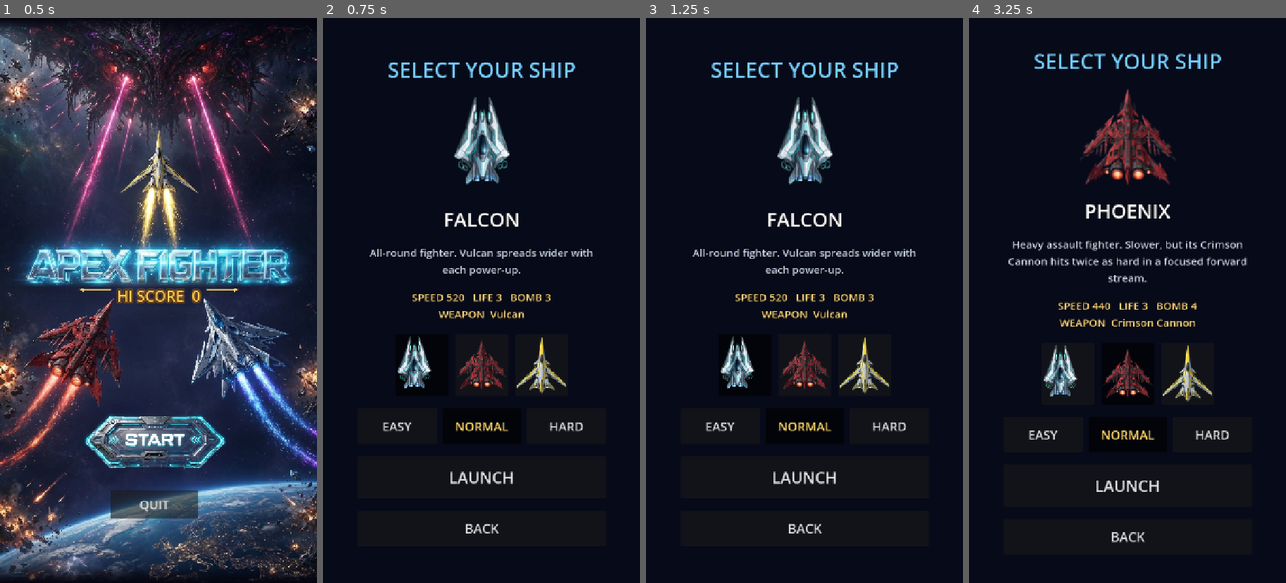
Above: before the commit, frames 1-4 (left to right).
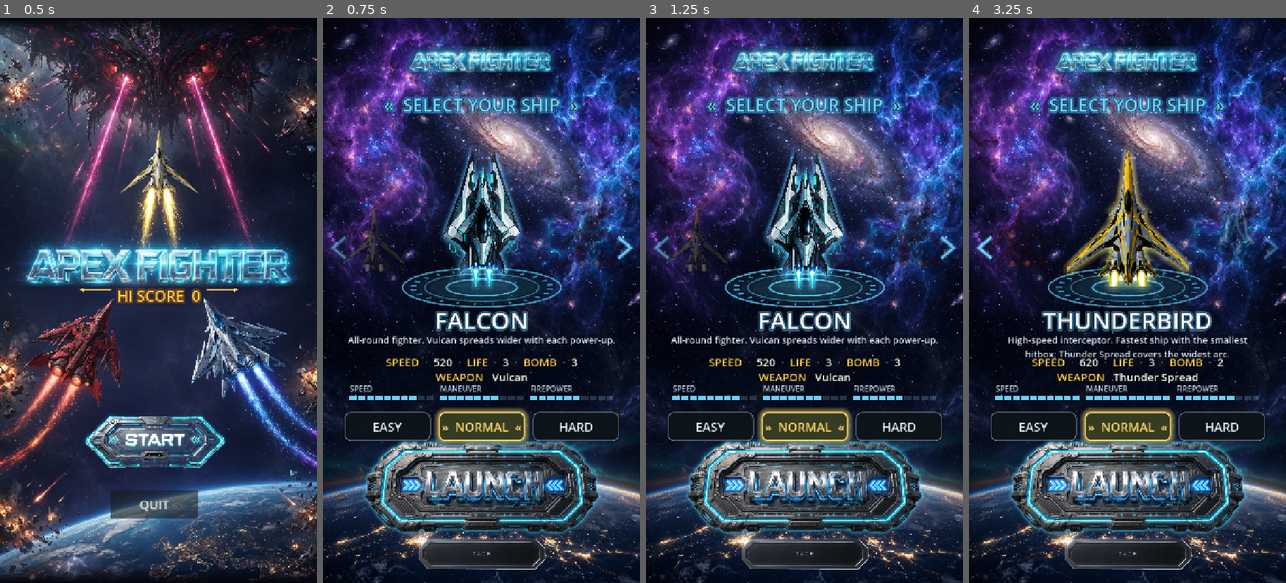
Above: after the commit, the same moments.

Repository: apsmkimo/Apex-Fighter
Game: Godot game, scene res://src/ui/menus/title_screen.tscn
Same seed, same stepped clock (60 frames per second), same inputs: the game is played once before the commit and once after it.
Inputs (mouse positions are in pixels of both pictures, inside the frame that each line leads up to):
- Up to frame 1 (0.5 s): no input
- Up to frame 2 (0.75 s): click (478, 441) at 0.5 s
- Up to frame 3 (1.25 s): no input
- Up to frame 4 (3.25 s): click (1067, 362) at 1.27 s; click (984, 249) at 2.02 s; click (1127, 362) at 2.77 s

Frame 1 is identical in both runs. In frame 2, 65% of the frame differs, in the area x 0-100%, y 0-100%; in frame 3, 65%; in frame 4, 66%.

Commit message:
選機畫面改版：銀河背景、左右滑動戰機輪盤（中間放大發光＋懸浮平台，兩側縮小半透明模糊）、機甲難度膠囊、LAUNCH/BACK 圖片按鈕 [skip ci]

Diff:
--- /dev/null
+++ b/assets/shaders/ship_card.gdshader
@@ -0,0 +1,25 @@
+shader_type canvas_item;
+// 選機畫面的戰機卡片：側邊時模糊＋變暗；glow 模式用來畫背後的光暈（加亮混合請用 ship_glow）。
+
+uniform float blur = 0.0;      // 模糊半徑（UV 比例）
+uniform float dim = 0.0;       // 0 = 原色，1 = 全黑
+
+void fragment() {
+	vec4 c = texture(TEXTURE, UV);
+	if (blur > 0.0005) {
+		vec4 acc = c;
+		float n = 1.0;
+		for (int i = 1; i <= 4; i++) {
+			float o = blur * float(i) / 4.0;
+			// 水平方向為主（動態模糊感），加一點垂直
+			acc += texture(TEXTURE, UV + vec2(o, 0.0));
+			acc += texture(TEXTURE, UV - vec2(o, 0.0));
+			acc += texture(TEXTURE, UV + vec2(0.0, o * 0.35));
+			acc += texture(TEXTURE, UV - vec2(0.0, o * 0.35));
+			n += 4.0;
+		}
+		c = acc / n;
+	}
+	c.rgb *= (1.0 - dim);
+	COLOR = c * COLOR;
+}
--- /dev/null
+++ b/assets/shaders/ship_glow.gdshader
@@ -0,0 +1,25 @@
+shader_type canvas_item;
+render_mode blend_add;
+// 戰機背後的光暈：取貼圖輪廓做大範圍模糊，染成指定顏色後加亮疊上去。
+// 這個節點要比戰機大 pad 倍，光暈才有空間往外擴散。
+
+uniform vec4 glow_color : source_color = vec4(0.35, 0.8, 1.0, 1.0);
+uniform float radius = 0.04;
+uniform float strength = 1.0;
+uniform float pad = 1.4;
+
+void fragment() {
+	vec2 uv = (UV - 0.5) * pad + 0.5;
+	float a = 0.0;
+	float n = 0.0;
+	for (int x = -3; x <= 3; x++) {
+		for (int y = -3; y <= 3; y++) {
+			vec2 p = uv + vec2(float(x), float(y)) * radius / 3.0;
+			float inside = step(0.0, p.x) * step(0.0, p.y) * step(p.x, 1.0) * step(p.y, 1.0);
+			a += texture(TEXTURE, clamp(p, vec2(0.0), vec2(1.0))).a * inside;
+			n += 1.0;
+		}
+	}
+	a /= n;
+	COLOR = vec4(glow_color.rgb * a * strength * COLOR.a, 1.0);
+}
--- a/data/ships/falcon.tres
+++ b/data/ships/falcon.tres
@@ -1,8 +1,10 @@
-[gd_resource type="Resource" script_class="ShipData" load_steps=4 format=3]
+[gd_resource type="Resource" script_class="ShipData" load_steps=5 format=3]
 
 [ext_resource type="Script" path="res://src/entities/player/ship_data.gd" id="1_uyvfy"]
 [ext_resource type="Texture2D" path="res://assets/sprites/player/ship_falcon.png" id="2_meiqx"]
 [ext_resource type="Resource" path="res://data/weapons/vulcan.tres" id="3_u2ltx"]
+
+[ext_resource type="Texture2D" path="res://assets/ui/ships/falcon_portrait.png" id="9_portrait"]
 
 [resource]
 script = ExtResource("1_uyvfy")
@@ -12,6 +14,10 @@
 sort_order = 0
 unlocked = true
 texture = ExtResource("2_meiqx")
+portrait = ExtResource("9_portrait")
+ui_glow = Color(0.35, 0.8, 1, 1)
+stat_maneuver = 0.7
+stat_firepower = 0.6
 bank_amount = 1.0
 thruster_offsets = PackedVector2Array(-5, 40, 5.5, 40)
 thruster_color = Color(0.3, 0.9, 1, 1)
--- a/data/ships/phoenix.tres
+++ b/data/ships/phoenix.tres
@@ -1,8 +1,10 @@
-[gd_resource type="Resource" script_class="ShipData" load_steps=4 format=3]
+[gd_resource type="Resource" script_class="ShipData" load_steps=5 format=3]
 
 [ext_resource type="Script" path="res://src/entities/player/ship_data.gd" id="1_uyvfy"]
 [ext_resource type="Texture2D" path="res://assets/sprites/player/ship_phoenix.png" id="2_phx"]
 [ext_resource type="Resource" path="res://data/weapons/crimson_cannon.tres" id="3_crmsn"]
+
+[ext_resource type="Texture2D" path="res://assets/ui/ships/phoenix_portrait.png" id="9_portrait"]
 
 [resource]
 script = ExtResource("1_uyvfy")
@@ -12,6 +14,10 @@
 sort_order = 1
 unlocked = true
 texture = ExtResource("2_phx")
+portrait = ExtResource("9_portrait")
+ui_glow = Color(1, 0.4, 0.25, 1)
+stat_maneuver = 0.5
+stat_firepower = 0.9
 bank_amount = 0.7
 thruster_offsets = PackedVector2Array(-10, 38, 10, 38)
 thruster_color = Color(1, 0.4, 0.15, 1)
--- a/data/ships/thunderbird.tres
+++ b/data/ships/thunderbird.tres
@@ -1,8 +1,10 @@
-[gd_resource type="Resource" script_class="ShipData" load_steps=4 format=3]
+[gd_resource type="Resource" script_class="ShipData" load_steps=5 format=3]
 
 [ext_resource type="Script" path="res://src/entities/player/ship_data.gd" id="1_uyvfy"]
 [ext_resource type="Texture2D" path="res://assets/sprites/player/ship_thunderbird.png" id="2_thb"]
 [ext_resource type="Resource" path="res://data/weapons/thunder_spread.tres" id="3_thndr"]
+
+[ext_resource type="Texture2D" path="res://assets/ui/ships/thunderbird_portrait.png" id="9_portrait"]
 
 [resource]
 script = ExtResource("1_uyvfy")
@@ -12,6 +14,10 @@
 sort_order = 2
 unlocked = true
 texture = ExtResource("2_thb")
+portrait = ExtResource("9_portrait")
+ui_glow = Color(1, 0.85, 0.3, 1)
+stat_maneuver = 0.95
+stat_firepower = 0.7
 bank_amount = 1.25
 thruster_offsets = PackedVector2Array(-8.5, 36, 9, 36)
 thruster_color = Color(1, 0.85, 0.3, 1)
--- a/src/entities/player/ship_data.gd
+++ b/src/entities/player/ship_data.gd
@@ -11,6 +11,13 @@
 
 @export_group("Visual")
 @export var texture: Texture2D
+## 選機畫面用的大圖（沒有就用 texture）
+@export var portrait: Texture2D
+## 選機畫面的光暈顏色
+@export var ui_glow := Color(0.35, 0.8, 1.0)
+## 選機畫面的能力條（0 ~ 1）。SPEED 由 speed 自動換算
+@export_range(0.0, 1.0) var stat_maneuver := 0.6
+@export_range(0.0, 1.0) var stat_firepower := 0.6
 ## 機身左右傾斜幅度（0 = 不傾斜，1 = 標準）
 @export var bank_amount := 1.0
 ## 引擎口位置（相對機身中心），每個位置會畫一道火焰
--- a/src/ui/menus/ship_select.gd
+++ b/src/ui/menus/ship_select.gd
@@ -1,85 +1,397 @@
 extends Control
-## 選機畫面：自動列出 Database.ships 的所有戰機。
-## 之後新增戰機只要在 data/ships/ 加 .tres，這裡會自動多一個選項。
-
-var _selected: ShipData
-var _preview: TextureRect
+## 選機畫面（依設計稿）：銀河背景、左右滑動的戰機輪盤、機甲難度按鈕、LAUNCH / BACK。
+## 戰機自動列出 Database.ships；之後新增戰機只要在 data/ships/ 加 .tres，輪盤會自動多一台。
+##
+## 輪盤規則：中間 scale 1.2、不透明、發光＋懸浮平台；兩側 scale 0.6、透明度 0.4、變暗＋模糊。
+## 所有元件放在 720x1280 的設計畫布上，等比縮放對齊背景。
+
+const DESIGN := Vector2(720, 1280)
+const BG := preload("res://assets/ui/select_bg.jpg")
+const LOGO := preload("res://assets/ui/title_logo.png")
+const BTN_LAUNCH := preload("res://assets/ui/btn_launch.png")
+const BTN_BACK := preload("res://assets/ui/btn_back.png")
+const CARD_SHADER := preload("res://assets/shaders/ship_card.gdshader")
+const GLOW_SHADER := preload("res://assets/shaders/ship_glow.gdshader")
+
+## 輪盤中心、兩側距離、卡片基準大小
+const WHEEL_CENTER := Vector2(360, 455)
+const SIDE_OFFSET := 245.0
+const CARD_SIZE := Vector2(260, 260)
+const CENTER_SCALE := 1.2
+const SIDE_SCALE := 0.6
+const SIDE_ALPHA := 0.4
+const GLOW_PAD := 1.5
+
+const CYAN := Color(0.45, 0.85, 1.0)
+const GOLD := Color(1.0, 0.82, 0.35)
+
+var _canvas: Control
+var _cards: Array[Control] = []
+var _index := 0
+## 輪盤目前位置（可以是小數，拖曳中／動畫中）
+var _pos := 0.0
+var _tween: Tween
+var _dragging := false
+var _drag_start_x := 0.0
+var _drag_start_pos := 0.0
+var _drag_moved := 0.0
+var _t := 0.0
+
+var _platform: Control
 var _name: Label
 var _desc: Label
-var _stats: Label
-var _list: HBoxContainer
+var _stats: RichTextLabel
+var _weapon: RichTextLabel
+var _bars: Control
 var _diff_row: HBoxContainer
+var _launch: TextureButton
 
 
 func _ready() -> void:
-	UiKit.background(self)
-	var col := UiKit.centered_column(self, 28)
-	col.add_child(UiKit.label("SELECT YOUR SHIP", 48, UiKit.ACCENT))
-
-	_preview = TextureRect.new()
-	_preview.custom_minimum_size = Vector2(200, 220)
-	_preview.expand_mode = TextureRect.EXPAND_IGNORE_SIZE
-	_preview.stretch_mode = TextureRect.STRETCH_KEEP_ASPECT_CENTERED
-	col.add_child(_preview)
-	_name = UiKit.label("", 44)
-	col.add_child(_name)
-	_desc = UiKit.label("", 24, Color(0.8, 0.85, 0.95))
+	var fill := ColorRect.new()
+	fill.color = Color(0.01, 0.01, 0.04)
+	fill.set_anchors_and_offsets_preset(Control.PRESET_FULL_RECT)
+	add_child(fill)
+	_canvas = Control.new()
+	_canvas.size = DESIGN
+	_canvas.mouse_filter = Control.MOUSE_FILTER_IGNORE
+	add_child(_canvas)
+
+	_add_tex(BG, Vector2.ZERO, DESIGN)
+	_add_tex(LOGO, Vector2(360 - 190, 62), Vector2(380, 380.0 * LOGO.get_height() / LOGO.get_width()))
+
+	var title := _label("«  SELECT YOUR SHIP  »", 40, CYAN)
+	title.add_theme_color_override(&"font_shadow_color", Color(0.2, 0.7, 1.0, 0.55))
+	title.add_theme_constant_override(&"shadow_outline_size", 16)
+	_place(title, 168, 52)
+
+	_build_wheel()
+	_build_info()
+	_build_difficulty()
+	_build_buttons()
+
+	var initial := GameManager.selected_ship if GameManager.selected_ship else null
+	_index = maxi(Database.ships.find(initial), 0)
+	_pos = _index
+	_update_info()
+
+	resized.connect(_fit)
+	_fit()
+
+
+# ---------------------------------------------------------------- 輪盤
+
+func _build_wheel() -> void:
+	# 懸浮平台（畫在戰機底下）
+	_platform = Control.new()
+	_platform.size = Vector2(420, 140)
+	_platform.position = Vector2(WHEEL_CENTER.x - 210, WHEEL_CENTER.y + 85)
+	_platform.mouse_filter = Control.MOUSE_FILTER_IGNORE
+	_platform.draw.connect(_draw_platform)
+	_canvas.add_child(_platform)
+
+	for ship in Database.ships:
+		var card := Control.new()
+		card.size = CARD_SIZE
+		card.pivot_offset = CARD_SIZE / 2.0
+		card.mouse_filter = Control.MOUSE_FILTER_IGNORE
+		var tex: Texture2D = ship.portrait if ship.portrait else ship.texture
+
+		var glow := TextureRect.new()
+		glow.name = "Glow"
+		glow.texture = tex
+		glow.expand_mode = TextureRect.EXPAND_IGNORE_SIZE
+		glow.stretch_mode = TextureRect.STRETCH_KEEP_ASPECT_CENTERED
+		glow.size = CARD_SIZE * GLOW_PAD
+		glow.position = -CARD_SIZE * (GLOW_PAD - 1.0) / 2.0
+		glow.mouse_filter = Control.MOUSE_FILTER_IGNORE
+		var gm := ShaderMaterial.new()
+		gm.shader = GLOW_SHADER
+		gm.set_shader_parameter(&"glow_color", ship.ui_glow)
+		gm.set_shader_parameter(&"pad", GLOW_PAD)
+		glow.material = gm
+		card.add_child(glow)
+
+		var img := TextureRect.new()
+		img.name = "Ship"
+		img.texture = tex
+		img.expand_mode = TextureRect.EXPAND_IGNORE_SIZE
+		img.stretch_mode = TextureRect.STRETCH_KEEP_ASPECT_CENTERED
+		img.size = CARD_SIZE
+		img.mouse_filter = Control.MOUSE_FILTER_IGNORE
+		var cm := ShaderMaterial.new()
+		cm.shader = CARD_SHADER
+		img.material = cm
+		card.add_child(img)
+
+		if not ship.unlocked:
+			var lock := _label("LOCKED", 34, Color(1, 1, 1, 0.9))
+			lock.size = Vector2(CARD_SIZE.x, 50)
+			lock.position = Vector2(0, CARD_SIZE.y / 2.0 - 25)
+			card.add_child(lock)
+
+		_canvas.add_child(card)
+		_cards.append(card)
+
+	# 滑動區（透明，接收拖曳與點擊）
+	var swipe := Control.new()
+	swipe.position = Vector2(0, WHEEL_CENTER.y - 220)
+	swipe.size = Vector2(DESIGN.x, 440)
+	swipe.mouse_filter = Control.MOUSE_FILTER_STOP
+	swipe.gui_input.connect(_on_swipe_input)
+	_canvas.add_child(swipe)
+
+	# 左右箭頭
+	for dir in [-1, 1]:
+		var arrow := Button.new()
+		arrow.flat = true
+		arrow.focus_mode = Control.FOCUS_NONE
+		arrow.size = Vector2(64, 110)
+		arrow.position = Vector2(4 if dir < 0 else DESIGN.x - 68, WHEEL_CENTER.y + 10)
+		arrow.draw.connect(_draw_arrow.bind(arrow, dir))
+		arrow.pressed.connect(_step.bind(dir))
+		_canvas.add_child(arrow)
+
+
+func _draw_arrow(b: Button, dir: int) -> void:
+	var c := b.size / 2.0
+	var pulse := 0.65 + 0.35 * sin(_t * 4.0 + (0.0 if dir > 0 else PI))
+	var col := Color(CYAN.r, CYAN.g, CYAN.b, pulse)
+	var w := 14.0 * dir
+	var pts := PackedVector2Array([c + Vector2(-w, -24), c + Vector2(w, 0), c + Vector2(-w, 24)])
+	b.draw_polyline(pts, Color(col, col.a * 0.35), 10.0, true)
+	b.draw_polyline(pts, col, 4.0, true)
+
+
+func _draw_platform() -> void:
+	var c := _platform.size / 2.0
+	var cyan := Color(0.35, 0.85, 1.0)
+	var pulse := 0.8 + 0.2 * sin(_t * 2.5)
+	# 底光
+	for i in 6:
+		var k := 1.0 - i / 6.0
+		_ellipse(c, 175.0 * k, 42.0 * k, Color(cyan, 0.06 * pulse), true)
+	# 外環、內環
+	_ellipse(c, 180, 44, Color(cyan, 0.75 * pulse), false, 2.5)
+	_ellipse(c, 130, 31, Color(cyan, 0.5 * pulse), false, 1.5)
+	_ellipse(c, 80, 19, Color(cyan, 0.85 * pulse), false, 2.0)
+	# 旋轉的刻度
+	for i in 24:
+		var a := _t * 0.6 + i * TAU / 24.0
+		var p1 := c + Vector2(cos(a) * 150, sin(a) * 36)
+		var p2 := c + Vector2(cos(a) * 162, sin(a) * 39)
+		_platform.draw_line(p1, p2, Color(cyan, 0.7 * pulse), 2.0, true)
+	# 往上的光束
+	var beam := PackedVector2Array([c + Vector2(-80, 0), c + Vector2(80, 0), c + Vector2(40, -150), c + Vector2(-40, -150)])
+	_platform.draw_colored_polygon(beam, Color(cyan, 0.07 * pulse))
+
+
+func _ellipse(c: Vector2, rx: float, ry: float, col: Color, filled: bool, width := 1.0) -> void:
+	var pts := PackedVector2Array()
+	for i in 49:
+		var a := i * TAU / 48.0
+		pts.append(c + Vector2(cos(a) * rx, sin(a) * ry))
+	if filled:
+		_platform.draw_colored_polygon(pts, col)
+	else:
+		_platform.draw_polyline(pts, col, width, true)
+
+
+func _layout_wheel() -> void:
+	var n := _cards.size()
+	for i in n:
+		var r := float(i) - _pos
+		if n > 2:   # 環狀：最左邊的下一台是最右邊
+			r = fposmod(r + n / 2.0, n) - n / 2.0
+		var k := clampf(absf(r), 0.0, 1.0)
+		var card := _cards[i]
+		var s := lerpf(CENTER_SCALE, SIDE_SCALE, k)
+		var bob := sin(_t * 2.0) * 6.0 * (1.0 - k)
+		card.scale = Vector2(s, s)
+		card.position = WHEEL_CENTER - CARD_SIZE / 2.0 + Vector2(r * SIDE_OFFSET, k * 40.0 + bob)
+		card.modulate.a = lerpf(1.0, SIDE_ALPHA, k) * clampf(2.0 - absf(r), 0.0, 1.0)
+		card.visible = absf(r) < 1.9
+		card.z_index = 10 - int(absf(r) * 5.0)
+		var ship_mat := (card.get_node("Ship") as TextureRect).material as ShaderMaterial
+		ship_mat.set_shader_parameter(&"blur", 0.022 * k)
+		ship_mat.set_shader_parameter(&"dim", 0.3 * k)
+		var glow_mat := (card.get_node("Glow") as TextureRect).material as ShaderMaterial
+		glow_mat.set_shader_parameter(&"strength", (1.0 - k) * (0.9 + 0.25 * sin(_t * 3.0)))
+
+
+func _on_swipe_input(event: InputEvent) -> void:
+	var pressed_event: bool = event is InputEventScreenTouch or (event is InputEventMouseButton and event.button_index == MOUSE_BUTTON_LEFT)
+	if pressed_event:
+		if event.pressed:
+			_dragging = true
+			_drag_start_x = event.position.x
+			_drag_start_pos = _pos
+			_drag_moved = 0.0
+			if _tween:
+				_tween.kill()
+		elif _dragging:
+			_dragging = false
+			_release(event.position.x)
+	elif _dragging and (event is InputEventScreenDrag or event is InputEventMouseMotion):
+		var dx: float = event.position.x - _drag_start_x
+		_drag_moved = maxf(_drag_moved, absf(dx))
+		_pos = _drag_start_pos - dx / SIDE_OFFSET
+
+
+func _release(x: float) -> void:
+	if _drag_moved < 12.0:
+		# 點擊：點到兩側的戰機就轉過去
+		if x < WHEEL_CENTER.x - 130:
+			_step(-1)
+		elif x > WHEEL_CENTER.x + 130:
+			_step(1)
+		else:
+			_snap_to(_index)
+		return
+	var dx := x - _drag_start_x
+	var target := roundi(_pos)
+	if absf(dx) > 50.0 and target == _index:
+		target = _index - int(signf(dx))   # 滑動夠遠就至少換一台
+	_snap_to(target)
+
+
+func _step(dir: int) -> void:
+	_snap_to(_index + dir)
+
+
+func _snap_to(target: int) -> void:
+	var n := _cards.size()
+	if n == 0:
+		return
+	if n <= 2:
+		target = clampi(target, 0, n - 1)
+	# 讓 _pos 走最短的路徑到 target
+	var new_index := posmod(target, n)
+	var dest := float(target)
+	if _tween:
+		_tween.kill()
+	_tween = create_tween().set_trans(Tween.TRANS_CUBIC).set_ease(Tween.EASE_OUT)
+	_tween.tween_property(self, "_pos", dest, 0.28)
+	_tween.tween_callback(func(): _pos = fposmod(_pos, n) if n > 2 else _pos)
+	if new_index != _index:
+		_index = new_index
+		_update_info()
+
+
+# ---------------------------------------------------------------- 資訊
+
+func _build_info() -> void:
+	_name = _label("", 54, Color.WHITE)
+	_name.add_theme_color_override(&"font_shadow_color", Color(0.3, 0.75, 1.0, 0.6))
+	_name.add_theme_constant_override(&"shadow_outline_size", 14)
+	_place(_name, 646, 66)
+
+	_desc = _label("", 21, Color(0.85, 0.9, 1.0))
 	_desc.autowrap_mode = TextServer.AUTOWRAP_WORD_SMART
-	_desc.custom_minimum_size = Vector2(560, 0)
-	col.add_child(_desc)
-	_stats = UiKit.label("", 24, Color(1, 0.85, 0.5))
-	col.add_child(_stats)
-
-	_list = HBoxContainer.new()
-	_list.alignment = BoxContainer.ALIGNMENT_CENTER
-	_list.add_theme_constant_override(&"separation", 16)
-	col.add_child(_list)
-	for ship in Database.ships:
+	_desc.size = Vector2(620, 54)
+	_desc.position = Vector2(50, 714)
+	_canvas.add_child(_desc)
+
+	_stats = _rich(760)
+	_weapon = _rich(794)
+
+	_bars = Control.new()
+	_bars.size = Vector2(600, 50)
+	_bars.position = Vector2(60, 832)
+	_bars.mouse_filter = Control.MOUSE_FILTER_IGNORE
+	_bars.draw.connect(_draw_bars)
+	_canvas.add_child(_bars)
+
+
+func _rich(y: float) -> RichTextLabel:
+	var r := RichTextLabel.new()
+	r.bbcode_enabled = true
+	r.fit_content = true
+	r.scroll_active = false
+	r.autowrap_mode = TextServer.AUTOWRAP_OFF
+	r.add_theme_font_size_override(&"normal_font_size", 25)
+	r.add_theme_color_override(&"font_outline_color", Color(0, 0, 0, 0.85))
+	r.add_theme_constant_override(&"outline_size", 6)
+	r.size = Vector2(DESIGN.x, 34)
+	r.position = Vector2(0, y)
+	r.mouse_filter = Control.MOUSE_FILTER_IGNORE
+	_canvas.add_child(r)
+	return r
+
+
+func _update_info() -> void:
+	if Database.ships.is_empty():
+		return
+	var ship: ShipData = Database.ships[_index]
+	_name.text = ship.display_name
+	_desc.text = ship.description
+	var g := GOLD.to_html(false)
+	var dot := "[color=#8899aa]  ·  [/color]"
+	_stats.text = "[center][color=#%s]SPEED[/color]%s%d%s[color=#%s]LIFE[/color]%s%d%s[color=#%s]BOMB[/color]%s%d[/center]" % [
+		g, dot, int(ship.speed), dot, g, dot, ship.start_lives, dot, g, dot, ship.start_bombs]
+	var wname := ship.weapon.display_name if ship.weapon else "-"
+	_weapon.text = "[center][color=#%s]WEAPON[/color]   %s[/center]" % [g, wname]
+	_bars.queue_redraw()
+	if _launch:
+		_launch.disabled = not ship.unlocked
+		_launch.modulate.a = 1.0 if ship.unlocked else 0.4
+
+
+func _draw_bars() -> void:
+	if Database.ships.is_empty():
+		return
+	var ship: ShipData = Database.ships[_index]
+	var vals := [clampf(ship.speed / 650.0, 0.1, 1.0), ship.stat_maneuver, ship.stat_firepower]
+	var names := ["SPEED", "MANEUVER", "FIREPOWER"]
+	var font := get_theme_default_font()
+	var col_w := 190.0
+	for i in 3:
+		var x := i * (col_w + 15.0)
+		_bars.draw_string(font, Vector2(x, 14), names[i], HORIZONTAL_ALIGNMENT_LEFT, -1, 17, Color(0.85, 0.9, 1.0, 0.9))
+		var segs := 10
+		var sw := (col_w - (segs - 1) * 3.0) / segs
+		var filled := roundi(vals[i] * segs)
+		for s in segs:
+			var r := Rect2(x + s * (sw + 3.0), 24, sw, 9)
+			var on := s < filled
+			_bars.draw_rect(r, Color(CYAN, 0.95) if on else Color(0.4, 0.5, 0.6, 0.35))
+
+
+# ---------------------------------------------------------------- 難度
+
+func _build_difficulty() -> void:
+	_diff_row = HBoxContainer.new()
+	_diff_row.alignment = BoxContainer.ALIGNMENT_CENTER
+	_diff_row.add_theme_constant_override(&"separation", 18)
+	_diff_row.size = Vector2(DESIGN.x, 66)
+	_diff_row.position = Vector2(0, 892)
+	_canvas.add_child(_diff_row)
+	for d in Database.difficulties:
 		var b := Button.new()
-		b.icon = ship.texture
-		b.expand_icon = true
-		b.custom_minimum_size = Vector2(120, 140)
+		b.text = d.display_name
 		b.toggle_mode = true
 		b.focus_mode = Control.FOCUS_NONE
-		b.disabled = not ship.unlocked
-		b.pressed.connect(_select.bind(ship))
-		_list.add_child(b)
-
-	# 難度選擇：自動列出 Database.difficulties
-	_diff_row = HBoxContainer.new()
-	_diff_row.alignment = BoxContainer.ALIGNMENT_CENTER
-	_diff_row.add_theme_constant_override(&"separation", 12)
-	col.add_child(_diff_row)
-	for d in Database.difficulties:
-		var db := UiKit.button(d.display_name, 28, Vector2(180, 80))
-		db.toggle_mode = true
-		db.add_theme_color_override(&"font_pressed_color", d.color)
-		db.add_theme_color_override(&"font_hover_pressed_color", d.color)
-		db.pressed.connect(_select_difficulty.bind(d))
-		_diff_row.add_child(db)
+		b.custom_minimum_size = Vector2(196, 64)
+		b.add_theme_font_size_override(&"font_size", 28)
+		b.pressed.connect(_select_difficulty.bind(d))
+		_diff_row.add_child(b)
 	_refresh_difficulty()
 
-	var start := UiKit.button("LAUNCH")
-	start.pressed.connect(_launch)
-	col.add_child(start)
-	var back := UiKit.button("BACK", 30, Vector2(360, 80))
-	back.pressed.connect(GameManager.goto_title)
-	col.add_child(back)
-
-	var initial := GameManager.selected_ship if GameManager.selected_ship else (Database.ships[0] if not Database.ships.is_empty() else null)
-	if initial:
-		_select(initial)
-
-
-func _select(ship: ShipData) -> void:
-	_selected = ship
-	_preview.texture = ship.texture
-	_name.text = ship.display_name
-	_desc.text = ship.description
-	var weapon_name := ship.weapon.display_name if ship.weapon else "-"
-	_stats.text = "SPEED %d   LIFE %d   BOMB %d\nWEAPON  %s" % [int(ship.speed), ship.start_lives, ship.start_bombs, weapon_name]
-	for i in _list.get_child_count():
-		(_list.get_child(i) as Button).button_pressed = Database.ships[i] == ship
+
+## 機甲膠囊按鈕：選中的那顆用難度顏色發光
+func _capsule_style(c: Color, selected: bool, pressed_look := false) -> StyleBoxFlat:
+	var sb := StyleBoxFlat.new()
+	sb.bg_color = Color(0.05, 0.08, 0.1, 0.92) if not selected else Color(c.r * 0.12, c.g * 0.18, c.b * 0.14, 0.95)
+	if pressed_look:
+		sb.bg_color = sb.bg_color.lightened(0.08)
+	sb.set_corner_radius_all(14)
+	sb.corner_detail = 6
+	sb.set_border_width_all(3 if selected else 2)
+	sb.border_color = c if selected else Color(0.5, 0.56, 0.64, 0.9)
+	sb.shadow_color = Color(c.r, c.g, c.b, 0.55) if selected else Color(0, 0, 0, 0.5)
+	sb.shadow_size = 12 if selected else 4
+	sb.anti_aliasing = true
+	return sb
 
 
 func _select_difficulty(d: DifficultyData) -> void:
@@ -89,14 +401,98 @@
 
 func _refresh_difficulty() -> void:
 	for i in _diff_row.get_child_count():
-		(_diff_row.get_child(i) as Button).button_pressed = Database.difficulties[i] == GameManager.difficulty
-
-
-func _launch() -> void:
-	if _selected == null:
+		var b := _diff_row.get_child(i) as Button
+		var d: DifficultyData = Database.difficulties[i]
+		var sel := d == GameManager.difficulty
+		b.button_pressed = sel
+		for st in [&"normal", &"hover", &"focus", &"disabled"]:
+			b.add_theme_stylebox_override(st, _capsule_style(d.color, sel))
+		for st in [&"pressed", &"hover_pressed"]:
+			b.add_theme_stylebox_override(st, _capsule_style(d.color, sel, true))
+		var fc := d.color if sel else Color(0.92, 0.95, 1.0)
+		for k in [&"font_color", &"font_hover_color", &"font_pressed_color", &"font_hover_pressed_color", &"font_focus_color"]:
+			b.add_theme_color_override(k, fc)
+		b.text = ("»  %s  «" % d.display_name) if sel else d.display_name
+
+
+# ---------------------------------------------------------------- 按鈕
+
+func _build_buttons() -> void:
+	_launch = _image_button(BTN_LAUNCH, Vector2(360, 1062), 560.0)
+	_launch.pressed.connect(_on_launch)
+	var back := _image_button(BTN_BACK, Vector2(360, 1214), 290.0)
+	back.pressed.connect(GameManager.goto_title)
+
+
+func _image_button(tex: Texture2D, center: Vector2, width: float) -> TextureButton:
+	var b := TextureButton.new()
+	b.texture_normal = tex
+	b.ignore_texture_size = true
+	b.stretch_mode = TextureButton.STRETCH_KEEP_ASPECT_CENTERED
+	b.size = Vector2(width, width * tex.get_height() / tex.get_width())
+	b.position = center - b.size / 2.0
+	b.pivot_offset = b.size / 2.0
+	b.focus_mode = Control.FOCUS_NONE
+	b.button_down.connect(func(): b.scale = Vector2.ONE * 0.94)
+	b.button_up.connect(func(): b.scale = Vector2.ONE)
+	_canvas.add_child(b)
+	return b
+
+
+func _on_launch() -> void:
+	if Database.ships.is_empty():
 		return
-	GameManager.start_run(_selected, Database.first_stage())
+	var ship: ShipData = Database.ships[_index]
+	if not ship.unlocked:
+		return
+	GameManager.start_run(ship, Database.first_stage())
 	GameManager.goto_stage()
+
+
+# ---------------------------------------------------------------- 共用
+
+func _process(delta: float) -> void:
+	_t += delta
+	_layout_wheel()
+	_platform.queue_redraw()
+	for c in _canvas.get_children():
+		if c is Button and (c as Button).flat:
+			c.queue_redraw()
+	if _launch and not _launch.disabled and not _launch.is_pressed():
+		var k := 1.0 + 0.1 * (0.5 + 0.5 * sin(_t * 3.0))
+		_launch.modulate = Color(k, k, k)
+
+
+func _add_tex(tex: Texture2D, pos: Vector2, sz: Vector2) -> TextureRect:
+	var r := TextureRect.new()
+	r.texture = tex
+	r.expand_mode = TextureRect.EXPAND_IGNORE_SIZE
+	r.stretch_mode = TextureRect.STRETCH_SCALE
+	r.position = pos
+	r.size = sz
+	r.mouse_filter = Control.MOUSE_FILTER_IGNORE
+	_canvas.add_child(r)
+	return r
+
+
+func _label(text: String, font_size: int, color: Color) -> Label:
+	var l := UiKit.label(text, font_size, color)
+	l.add_theme_constant_override(&"shadow_offset_x", 0)
+	l.add_theme_constant_override(&"shadow_offset_y", 0)
+	return l
+
+
+func _place(l: Label, y: float, h: float) -> void:
+	l.size = Vector2(DESIGN.x, h)
+	l.position = Vector2(0, y)
+	_canvas.add_child(l)
+
+
+## 等比縮放蓋滿螢幕，左右最多裁約 5%
+func _fit() -> void:
+	var s := minf(maxf(size.x / DESIGN.x, size.y / DESIGN.y), size.x / DESIGN.x * 1.1)
+	_canvas.scale = Vector2(s, s)
+	_canvas.position = (size - DESIGN * s) / 2.0
 
 
 func _notification(what: int) -> void:
Not shown, added: assets/shaders/ship_card.gdshader.uid
Not shown, added: assets/shaders/ship_glow.gdshader.uid
Binary file added: assets/ui/btn_back.png
Not shown, added: assets/ui/btn_back.png.import
Binary file added: assets/ui/btn_launch.png
Not shown, added: assets/ui/btn_launch.png.import
Binary file added: assets/ui/select_bg.jpg
Not shown, added: assets/ui/select_bg.jpg.import
Binary file added: assets/ui/ships/falcon_portrait.png
Not shown, added: assets/ui/ships/falcon_portrait.png.import
Binary file added: assets/ui/ships/phoenix_portrait.png
Not shown, added: assets/ui/ships/phoenix_portrait.png.import
(and 6 more such lines)
